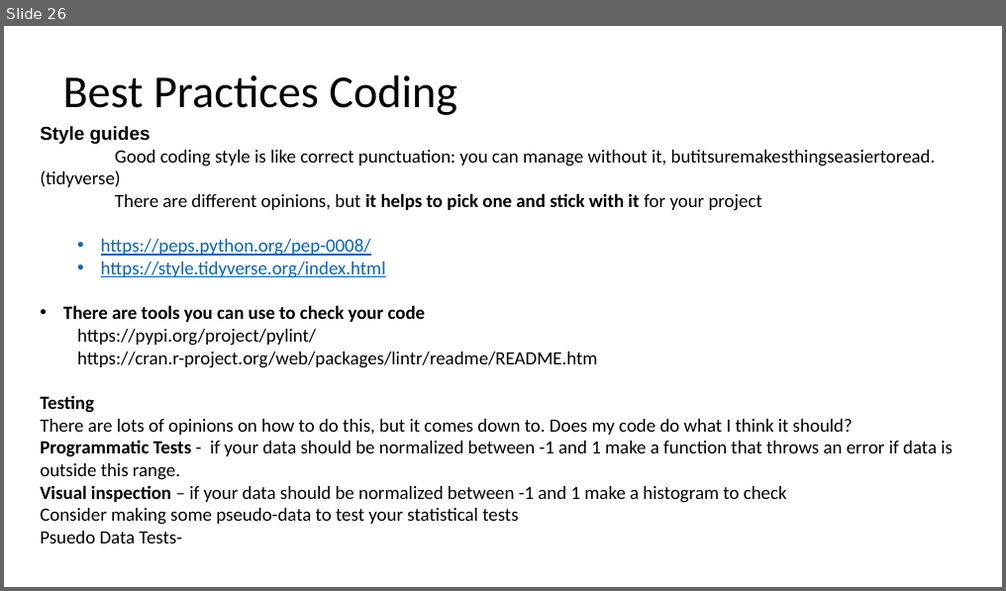
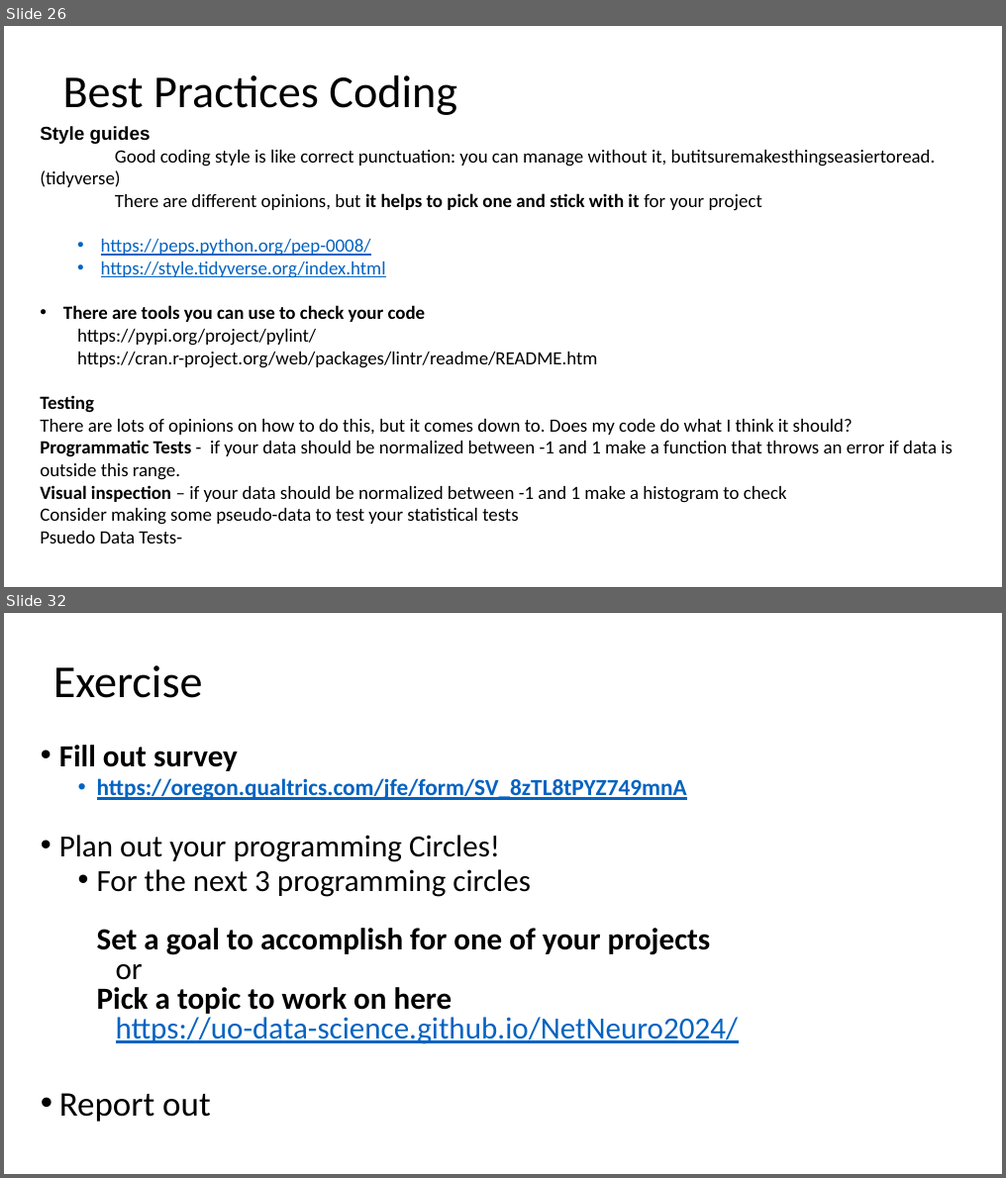
Before and after one commit to UO-Data-Science/NetNeuro2024, a slide deck: docs/slides/Good_Data_Practices.pptx. Shown one above the other, each under a label of ours: slide 26 before the commit, slides 26 and 32 after it; the slides between them are not shown. The pictures are 1006x591 and 1006x1178 pixels, drawn with LibreOffice and Linux fonts; fonts in the diff are those of the drawing. Boxes give left, top, right and bottom in pixels: in the first picture for what was removed or moved away, otherwise in the second. Text is boxed around its words. In the diff, an @@ line names an element or a change of style, - is before the commit and + after.

```diff
--- a/docs/slides/Good_Data_Practices.pptx
+++ b/docs/slides/Good_Data_Practices.pptx
@@ slide 32 added at (4, 613, 1002, 1174), background #FFFFFF @@
@@ title added at (54, 665, 203, 698), 44 pt, text #000000 @@
+Exercise
@@ text added at (59, 745, 739, 1122), 29.6 pt, text #000000, bold @@
+• Fill out survey
+  • https://oregon.qualtrics.com/jfe/form/SV_8zTL8tPYZ749mnA
+• Plan out your programming Circles!
+  • For the next 3 programming circles
+    Set a goal to accomplish for one of your projects
+    or
+    Pick a topic to work on here
+    https://uo-data-science.github.io/NetNeuro2024/
+• Report out
```
Also in this commit, not shown: 13 slides changed.
